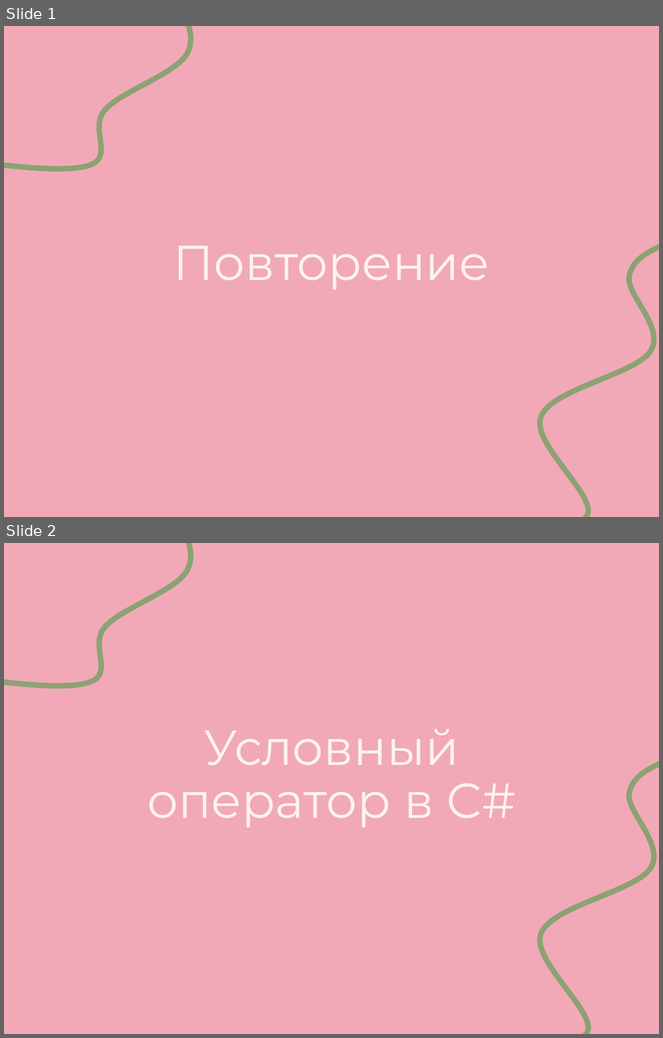
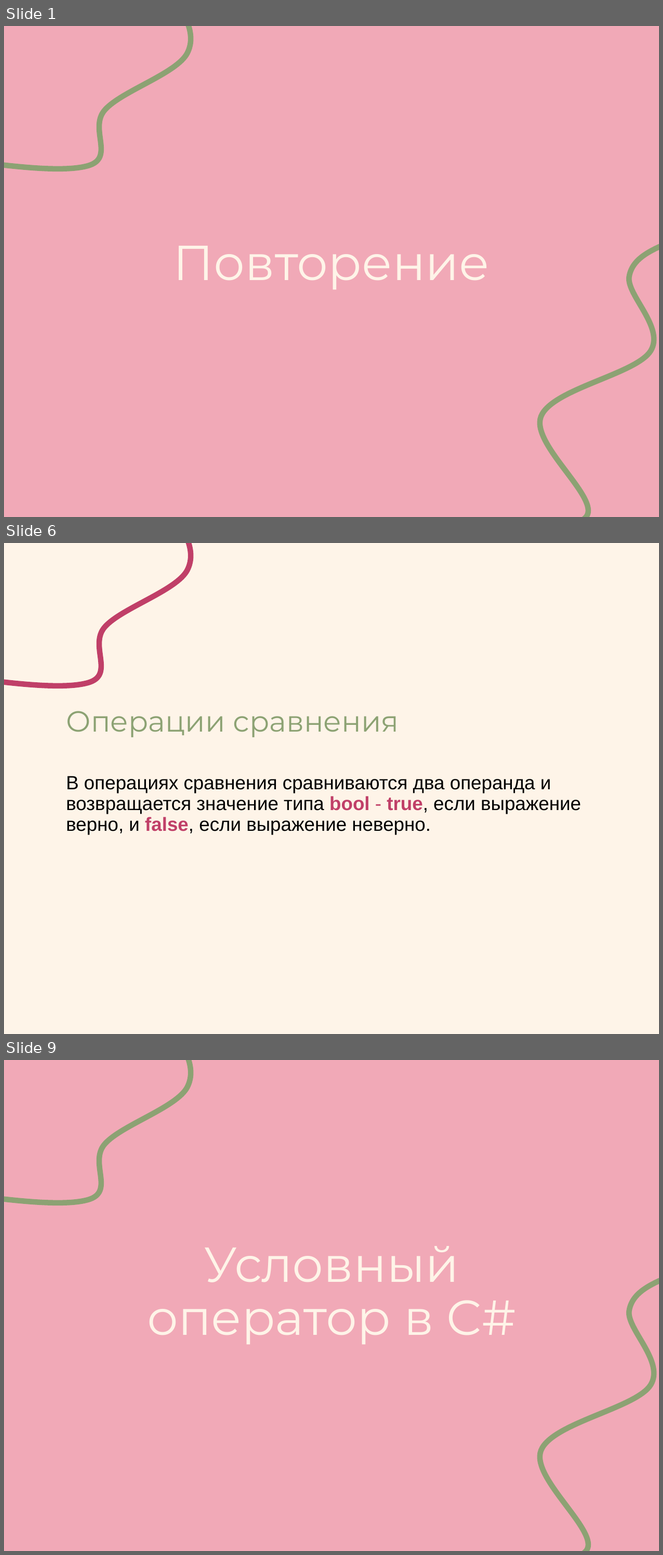
Before and after one commit to Svetlana184/SecondCourse, a slide deck: Презентация по программирвоанию _ Условный оператор в C#1_.ppt. Shown one above the other, each under a label of ours: slides 1 and 2 before the commit, slides 1, 6 and 9 after it; the slides between them are not shown. The pictures are 663x1038 and 663x1555 pixels, drawn with LibreOffice and Linux fonts; fonts in the diff are those of the drawing. Boxes give left, top, right and bottom in pixels: in the first picture for what was removed or moved away, otherwise in the second. Text is boxed around its words. In the diff, an @@ line names an element or a change of style, - is before the commit and + after.

```diff
--- a/Презентация по программирвоанию _ Условный оператор в C#1_.ppt
+++ b/Презентация по программирвоанию _ Условный оператор в C#1_.ppt
@@ slide 6 added at <box>4,543,659,1034</box>, background #FEF4E8 @@
@@ freeform shape added at <box>4,543,207,744</box>, outline #C03F68 6.01 pt @@
@@ title added at <box>66,711,399,737</box>, 32 pt, text #8CA273 @@
+Операции сравнения
@@ text added at <box>66,776,581,835</box>, 21 pt, text #000000 @@
+В операциях сравнения сравниваются два операнда и возвращается значение типа bool - true, если выражение верно, и false, если выражение неверно.
@@ what was slide 2 is now slide 9 @@
```
Also in this commit, not shown: 1 slide changed, 6 other slides added, 4 slides removed, 3 other files.
